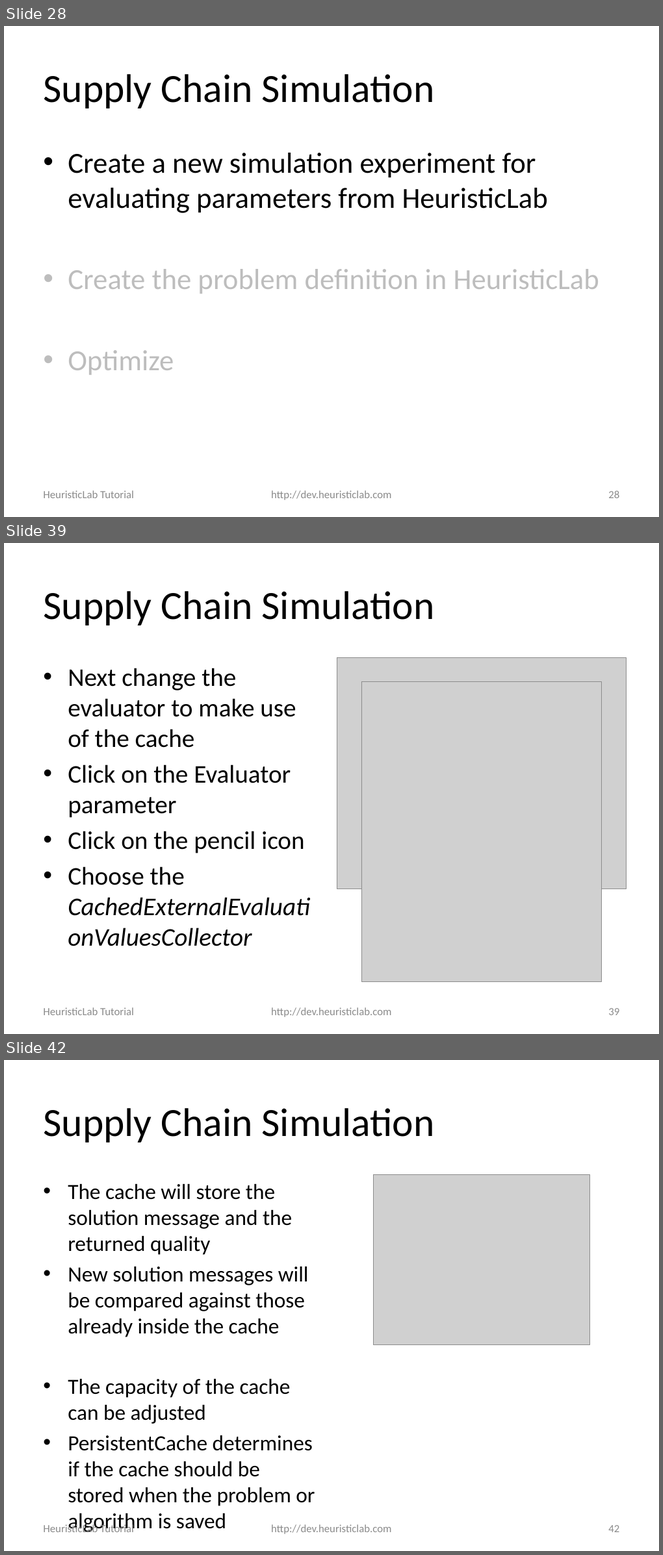
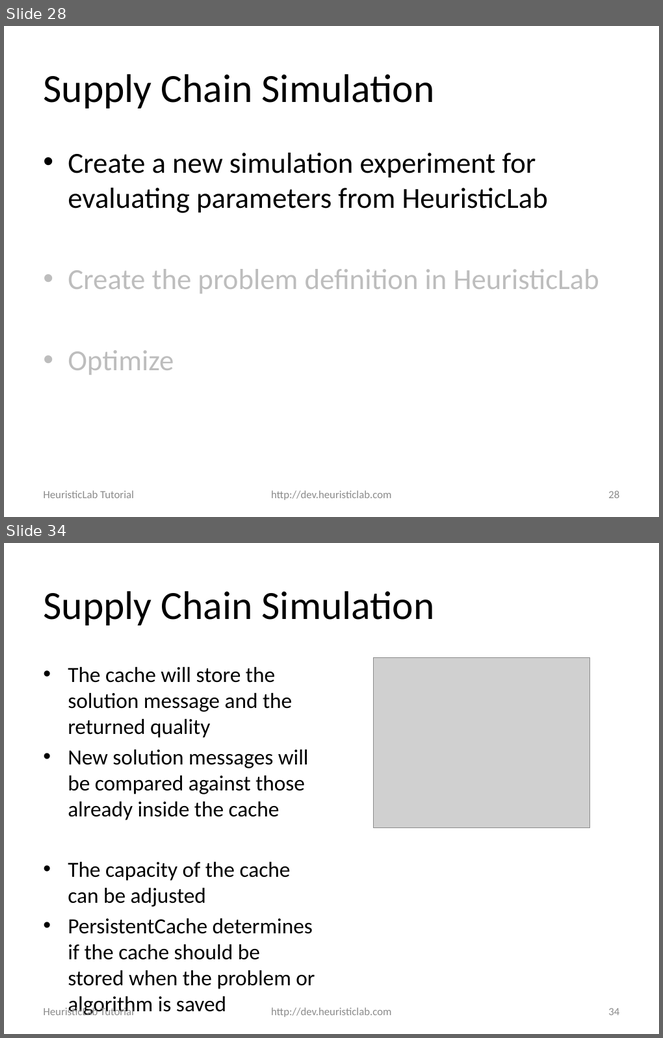
Before and after one commit to heal-research/HeuristicLab, a slide deck: documentation/Tutorials/Optimizing External Applications with HeuristicLab.pptx. Shown one above the other, each under a label of ours: slides 28, 39 and 42 before the commit, slides 28 and 34 after it; the slides between them are not shown. The pictures are 663x1555 and 663x1038 pixels, drawn with LibreOffice and Linux fonts; fonts in the diff are those of the drawing; grey boxes stand for pictures; background and template pictures are left out. Boxes give left, top, right and bottom in pixels: in the first picture for what was removed or moved away, otherwise in the second. Text is boxed around its words. In the diff, an @@ line names an element or a change of style, - is before the commit and + after.

Commit message:
#2317: updated tutorial slides to match HL 3.3.11

```diff
--- a/documentation/Tutorials/Optimizing External Applications with HeuristicLab.pptx
+++ b/documentation/Tutorials/Optimizing External Applications with HeuristicLab.pptx
@@ slide 39 removed at box(4, 543, 659, 1034), background #FFFFFF @@
@@ title removed at box(43, 591, 435, 626) @@
-Supply Chain Simulation
@@ picture removed at box(337, 657, 627, 889) @@
@@ text removed at box(68, 668, 304, 886) @@
-• Next change the evaluator to make use of the cache
-• Click on the Evaluator parameter
-• Click on the pencil icon
-• Choose the CachedExternalEvaluationValuesCollector
@@ picture removed at box(362, 682, 601, 982) @@
@@ text removed at box(43, 1008, 134, 1016) @@
-HeuristicLab Tutorial
@@ text removed at box(271, 1008, 392, 1017) @@
-http://dev.heuristiclab.com
@@ page number removed at box(608, 1008, 620, 1016) @@
-39
@@ what was slide 42 is now slide 34 @@
@@ page number at box(608, 1008, 620, 1016): text changed @@
-42
+34
```
Also in this commit, not shown: 18 slides changed, 11 other slides removed.
